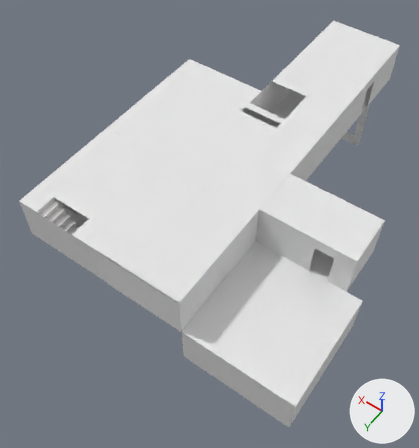
What one commit did to the Blender file Assets/models/floor_2/floor_2.blend.
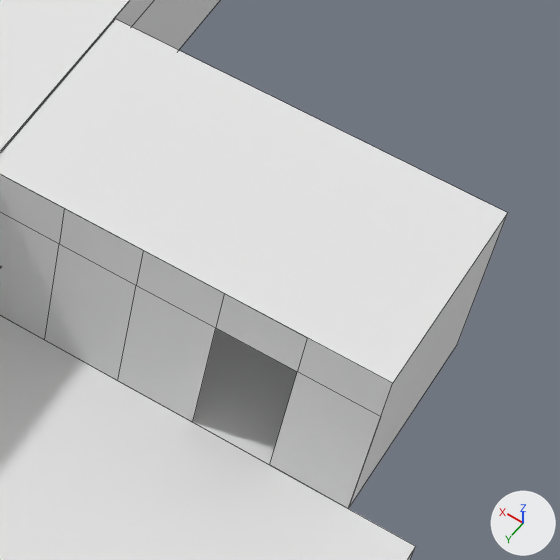
There are two pictures of each version: one whole from a camera (50 mm lens) standing at (-37.0, 97.0, 96.8) and looking at (4.6, 38.7, 5.1), one close up on the part from 63% to 95% of the width and 38% to 68% of the height. The axes (+X, +Y, +Z) are drawn at lower right. The lights are the same throughout. The close-ups show mesh edges as thin lines.

Objects in the first close-up: 'center_hall', 'center_hall.001', 'center_hall.002', 'center_hall.005', 'main_hall_ceiling', 'main_hall_wall_w', 'north_west_wing.004'.
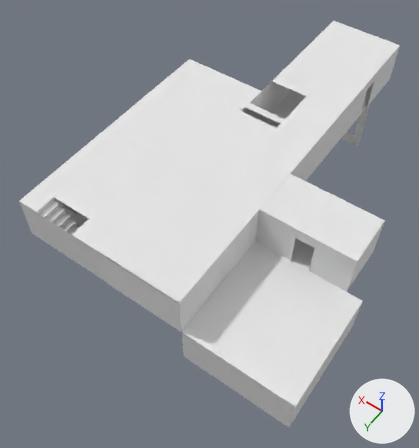
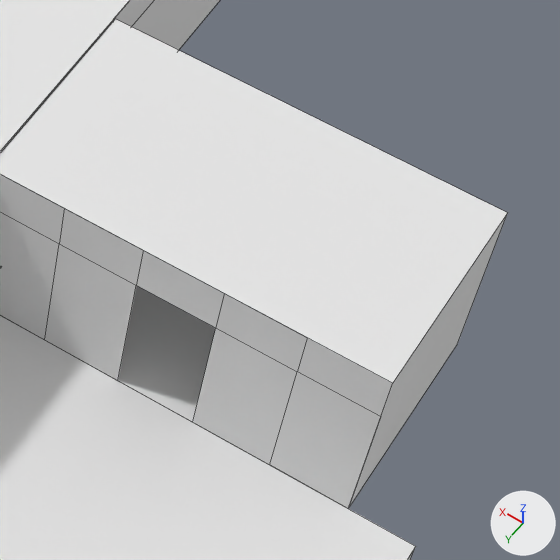
The change, as a diff of the scene's bpy script:
```diff
--- a/Assets/models/floor_2/floor_2.blend.py
+++ b/Assets/models/floor_2/floor_2.blend.py
@@ me_plane_005 @@
 me_plane_005.from_pydata(...)  # 48 vertices, 25 faces; spans x -1.0..1.0, y 1.0, z 0.0..15.0
 # used by ob_center_hall; parent = ob_floor_2; location = (0.0, 37.0, 0.0); scale = (26.0, 5.0, 0.6)
 # verts and faces of me_plane_005; kept vertices keep their numbers, new ones are numbered from 48
 # before: 37 (-0.6, 1.0, 0.0) at pixel (117, 380), 38 (-0.7, 1.0, 0.0) at pixel (192, 422), 39 (-0.9, 1.0, 0.0) at pixel (269, 464), 45 (-0.6, 1.0, 11.2) at pixel (136, 285), 46 (-0.7, 1.0, 11.2) at pixel (215, 327)
 # before: 47 (-0.9, 1.0, 11.2) at pixel (297, 371)
+# me_plane_005 part 1
+delete_faces([(37, 45, 46, 38)])
+faces += [(38, 46, 47, 39)]
 me_plane_005.materials.append(mat_walls)
```

What differs and where, as boxes (x1, y1, x2, y2) in the close-ups (560 x 560 px; the box of a moved part takes in the faces that stretch with it):
part 1 of me_plane_005, moved or reshaped
    before: (118, 285, 216, 422)
    after: (193, 328, 297, 465)
